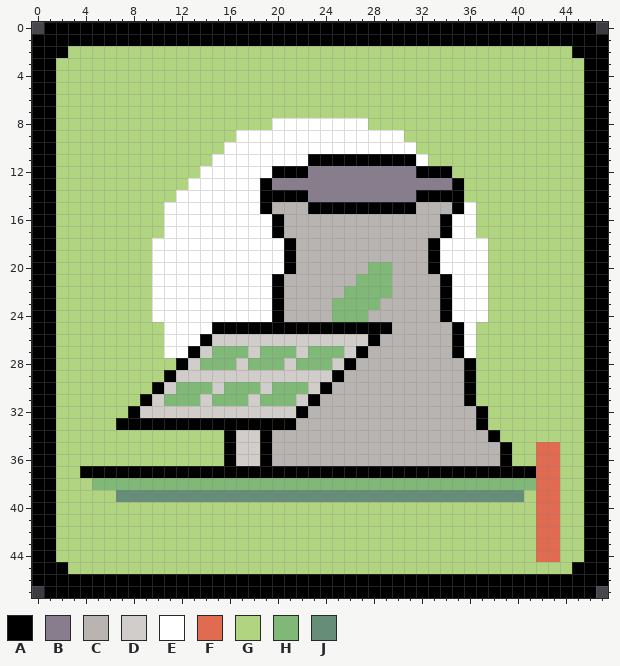
A pixel-art sprite gets an edit: images/Industry/Energy_L1.png. Above: the version before the commit.
The file is 288x288 pixels, drawn in blocks of 6x6; one block is one cell here.
Palette (. is transparent): A #000000  B #887d8d  C #b8b4b2  D #d1cdcb  E #ffffff  F #e06b51  G #b1d480  H #80b878  J #658d78
Pixels before, first column x 0:
 0 .AAAAAAAAAAAAAAAAAAAAAAAAAAAAAAAAAAAAAAAAAAAAAA.
 1 AAAAAAAAAAAAAAAAAAAAAAAAAAAAAAAAAAAAAAAAAAAAAAAA
 2 AAAGGGGGGGGGGGGGGGGGGGGGGGGGGGGGGGGGGGGGGGGGGAAA
 3 AAGGGGGGGGGGGGGGGGGGGGGGGGGGGGGGGGGGGGGGGGGGGGAA
 4 AAGGGGGGGGGGGGGGGGGGGGGGGGGGGGGGGGGGGGGGGGGGGGAA
 5 AAGGGGGGGGGGGGGGGGGGGGGGGGGGGGGGGGGGGGGGGGGGGGAA
 6 AAGGGGGGGGGGGGGGGGGGGGGGGGGGGGGGGGGGGGGGGGGGGGAA
 7 AAGGGGGGGGGGGGGGGGGGGGGGGGGGGGGGGGGGGGGGGGGGGGAA
 8 AAGGGGGGGGGGGGGGGGGGEEEEEEEEGGGGGGGGGGGGGGGGGGAA
 9 AAGGGGGGGGGGGGGGGEEEEEEEEEEEEEEGGGGGGGGGGGGGGGAA
10 AAGGGGGGGGGGGGGGEEEEEEEEEEEEEEEEGGGGGGGGGGGGGGAA
11 AAGGGGGGGGGGGGGEEEEEEEEAAAAAAAAAEGGGGGGGGGGGGGAA
12 AAGGGGGGGGGGGGEEEEEEAAABBBBBBBBBAAAGGGGGGGGGGGAA
13 AAGGGGGGGGGGGEEEEEEABBBBBBBBBBBBBBBAGGGGGGGGGGAA
14 AAGGGGGGGGGGEEEEEEEAAAABBBBBBBBBAAAAGGGGGGGGGGAA
15 AAGGGGGGGGGEEEEEEEEACCCAAAAAAAAACCCAEGGGGGGGGGAA
16 AAGGGGGGGGGEEEEEEEEEACCCCCCCCCCCCCAEEGGGGGGGGGAA
17 AAGGGGGGGGGEEEEEEEEEACCCCCCCCCCCCCAEEGGGGGGGGGAA
18 AAGGGGGGGGEEEEEEEEEEEACCCCCCCCCCCAEEEEGGGGGGGGAA
19 AAGGGGGGGGEEEEEEEEEEEACCCCCCCCCCCAEEEEGGGGGGGGAA
20 AAGGGGGGGGEEEEEEEEEEEACCCCCCHHCCCAEEEEGGGGGGGGAA
21 AAGGGGGGGGEEEEEEEEEEACCCCCCHHHCCCCAEEEGGGGGGGGAA
22 AAGGGGGGGGEEEEEEEEEEACCCCCHHHHCCCCAEEEGGGGGGGGAA
23 AAGGGGGGGGEEEEEEEEEEACCCCHHHHCCCCCAEEEGGGGGGGGAA
24 AAGGGGGGGGEEEEEEEEEEACCCCHHHCCCCCCAEEEGGGGGGGGAA
25 AAGGGGGGGGGEEEEAAAAAAAAAAAAAAACCCCCAEGGGGGGGGGAA
26 AAGGGGGGGGGEEEADDDDDDDDDDDDDACCCCCCAEGGGGGGGGGAA
27 AAGGGGGGGGGEEADHHHDHHHDHHHDACCCCCCCAEGGGGGGGGGAA
28 AAGGGGGGGGGGADHHHDHHHDHHHDACCCCCCCCCAGGGGGGGGGAA
29 AAGGGGGGGGGADDDDDDDDDDDDDACCCCCCCCCCAGGGGGGGGGAA
30 AAGGGGGGGGADHHHDHHHDHHHDACCCCCCCCCCCAGGGGGGGGGAA
31 AAGGGGGGGADHHHDHHHDHHHDACCCCCCCCCCCCAGGGGGGGGGAA
32 AAGGGGGGADDDDDDDDDDDDDACCCCCCCCCCCCCCAGGGGGGGGAA
33 AAGGGGGAAAAAAAAAAAAAAACCCCCCCCCCCCCCCAGGGGGGGGAA
34 AAGGGGGGGGGGGGGGADDACCCCCCCCCCCCCCCCCCAGGGGGGGAA
35 AAGGGGGGGGGGGGGGADDACCCCCCCCCCCCCCCCCCCAGGFFGGAA
36 AAGGGGGGGGGGGGGGADDACCCCCCCCCCCCCCCCCCCAGGFFGGAA
37 AAGGAAAAAAAAAAAAAAAAAAAAAAAAAAAAAAAAAAAAAAFFGGAA
38 AAGGGHHHHHHHHHHHHHHHHHHHHHHHHHHHHHHHHHHHHHFFGGAA
39 AAGGGGGJJJJJJJJJJJJJJJJJJJJJJJJJJJJJJJJJJGFFGGAA
40 AAGGGGGGGGGGGGGGGGGGGGGGGGGGGGGGGGGGGGGGGGFFGGAA
41 AAGGGGGGGGGGGGGGGGGGGGGGGGGGGGGGGGGGGGGGGGFFGGAA
42 AAGGGGGGGGGGGGGGGGGGGGGGGGGGGGGGGGGGGGGGGGFFGGAA
43 AAGGGGGGGGGGGGGGGGGGGGGGGGGGGGGGGGGGGGGGGGFFGGAA
44 AAGGGGGGGGGGGGGGGGGGGGGGGGGGGGGGGGGGGGGGGGFFGGAA
45 AAAGGGGGGGGGGGGGGGGGGGGGGGGGGGGGGGGGGGGGGGGGGAAA
46 AAAAAAAAAAAAAAAAAAAAAAAAAAAAAAAAAAAAAAAAAAAAAAAA
47 .AAAAAAAAAAAAAAAAAAAAAAAAAAAAAAAAAAAAAAAAAAAAAA.
The result:
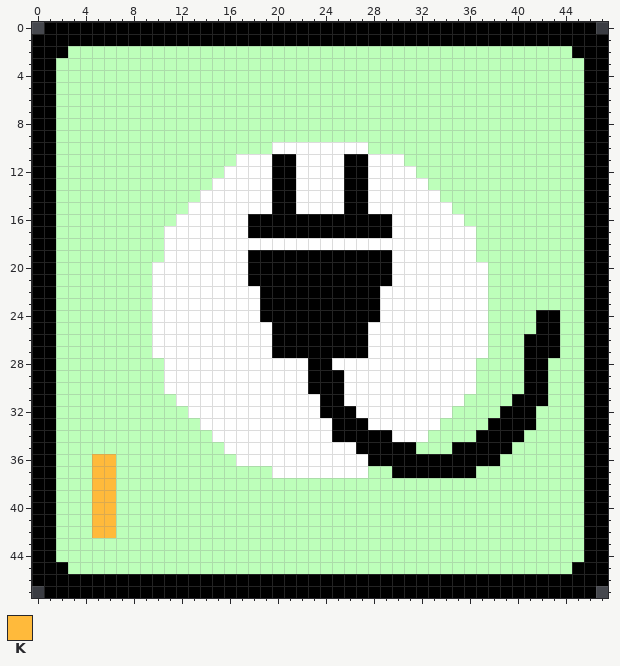
Colours new in this view: K #ffba3b
Commit message: another energy icon
The exact change:
colour G: #b1d480 -> #bdffba
Changed rows in their new state; - is a pixel that keeps its letter.
first column x 4:
 8 ----------------GGGGGGGG----------------
 9 -------------GGGGGGGGGGGGGG-------------
10 ------------GGGG--------GGGG------------
11 -----------GG---AA-EEE--EEEGG-----------
12 ----------GG------EEEEAAEEEEGGG---------
13 ---------GG----EAAEEEEAAEEEEEGGG--------
14 --------GG-----E--EEEEAAEEEEEEGG--------
15 -------GG------EAAEEEE--EEEEEEEGG-------
16 -------G------AA-AAAAAAAAAEEEEE-G-------
17 --------------AA-AAAAAAAAAEEEEE---------
18 ------G----------EEEEEEEEEEEEE---G------
19 ------G-------AAA-AAAAAAAAEEEE---G------
20 --------------AAA-AAAAAAAAEEEE----------
21 --------------AA-AAAAAAAAAEEEEE---------
22 ---------------A-AAAAAAAAEEEEEE---------
23 ---------------A-AAAAAAAAEEEEEE---------
24 ---------------A-AAAAAAAAEEEEEE-------AA
25 ------E----EEEEE--------EEEEEEEE-E----AA
26 ------E---EEEEEEAAAAAAAAEEEEEEEE-E---AAA
27 ------E--EEEEEEEAAAAAAA-EEEEEEEE-E---AAA
28 -------EEEEEEEEEEEEAAEEEEEEEEEEEE----AA-
29 -------EEEEEEEEEEEEAA-EEEEEEEEEEE----AA-
30 ------GEEEEEEEEEEEEA-AEEEEEEEEEEE----AA-
31 -----GGGEEEEEEEEEEEEAAEEEEEEEEEEG---AAA-
32 ----GGGGGEEEEEEEEEEEAAAEEEEEEEEGGG-AAA--
33 ---GGGGGGGEEEEEEEEEEEAAAEEEEEEGGGGAAAA--
34 -----------EEEEEEEEEEAAAAAEEEGGGGA-AA---
35 ------------EEEEEEEEEEEAAAAAGGGAAAA---GG
36 -KK---------GEEEEEEEEEEEAAAAAAAAAAAG--GG
37 GKKGGGGGGGGGGGGGEEEEEEEEGG-------GGGGGGG
38 -KKGGGGGGGGGGGGGGGGGGGGGGGGGGGGGGGGGGGGG
39 -KKGGGGGGGGGGGGGGGGGGGGGGGGGGGGGGGGGG-GG
40 -KK-----------------------------------GG
41 -KK-----------------------------------GG
42 -KK-----------------------------------GG
43 --------------------------------------GG
44 --------------------------------------GG
Pixel boxes of the changes (left, top, right, bottom) in both pictures:
changed: (56, 46, 584, 574)
